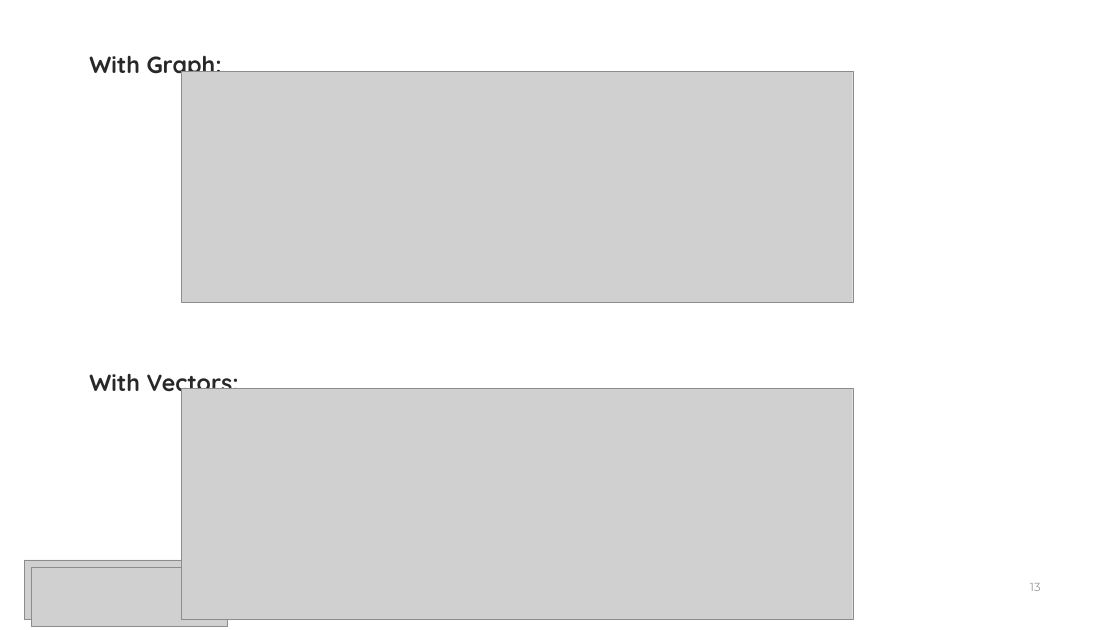
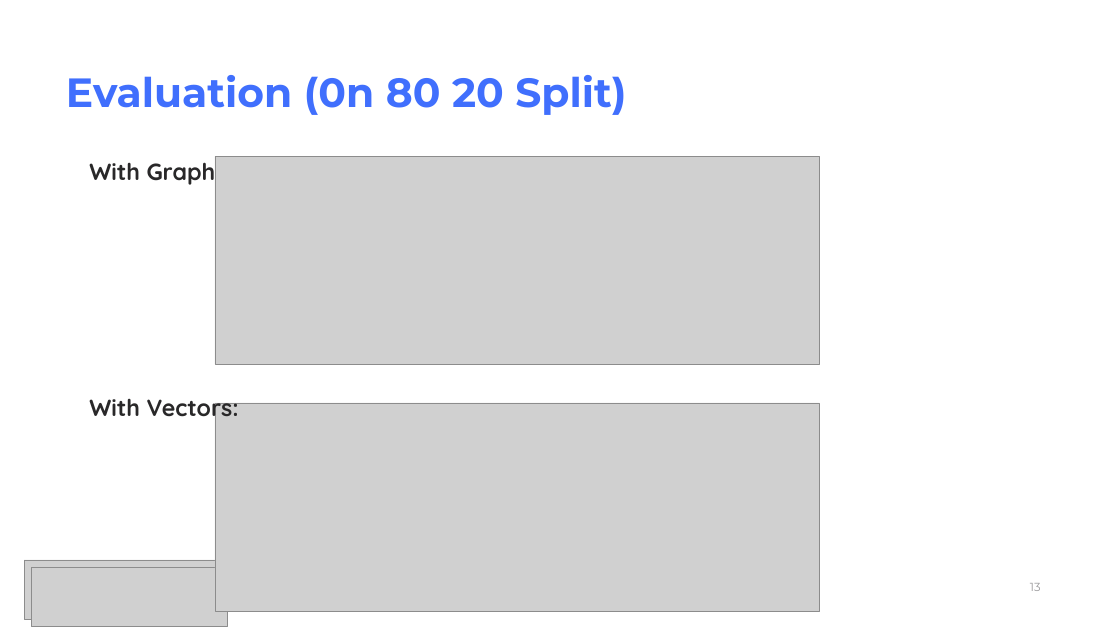
Before and after one commit to MS1034/document-classification-using-KNN, a slide deck: slide 13 of Presentation.pptx. Drawn at 1120x630 pixels with LibreOffice and Linux fonts; fonts in the diff are those of the drawing; grey boxes stand for pictures. Boxes give left, top, right and bottom in pixels: in the first picture for what was removed or moved away, otherwise in the second. Text is boxed around its words. In the diff, an @@ line names an element or a change of style, - is before the commit and + after.

```diff
--- a/Presentation.pptx
+++ b/Presentation.pptx
@@ text added at (66,75,626,115), 70 pt, text #406FFD, bold @@
+Evaluation (0n 80 20 Split)
@@ picture removed at (181,71,852,302) @@
@@ text "With Graph:" rewrapped from (89,55,222,80) to (89,156,222,187) @@
@@ picture added at (215,156,819,364) @@
@@ text "With Vectors:": place and size @@
-text "With Vectors:" at (89,374,239,397)
+text "With Vectors:" at (89,399,239,423)
@@ picture: place and size @@
-picture at (181,388,852,619)
+picture at (215,403,819,611)
```
Also in this commit, not shown: 1 other slide changed, 1 slide added, 1 other file.
